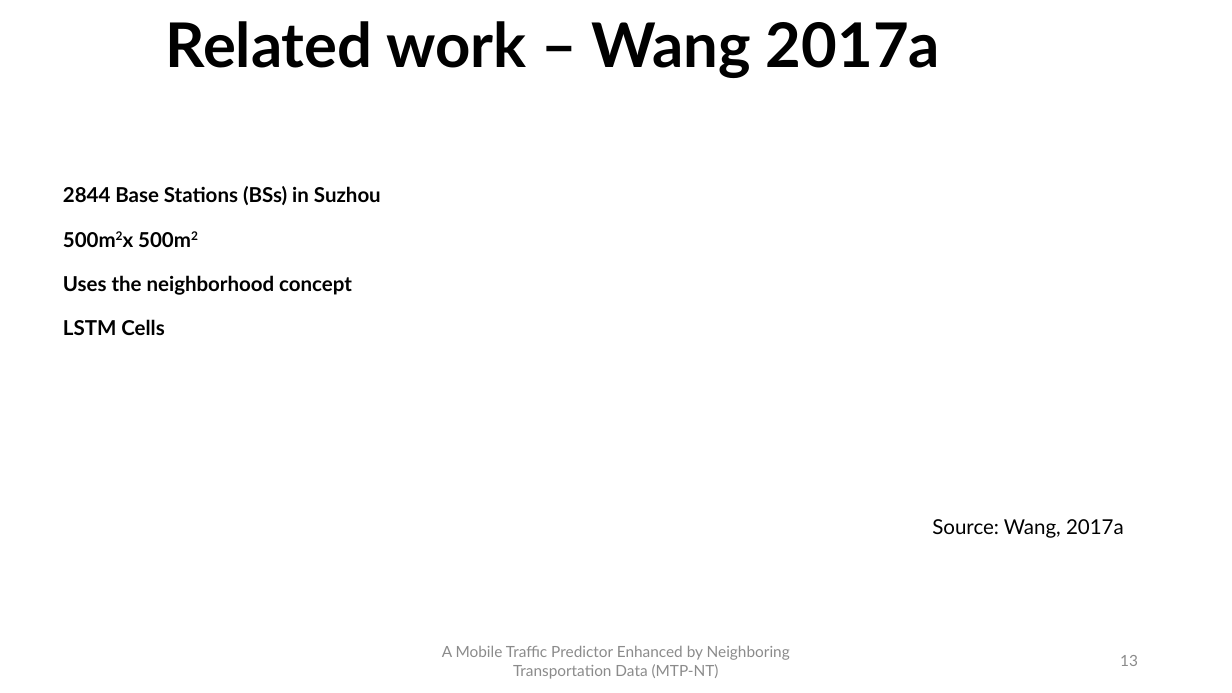
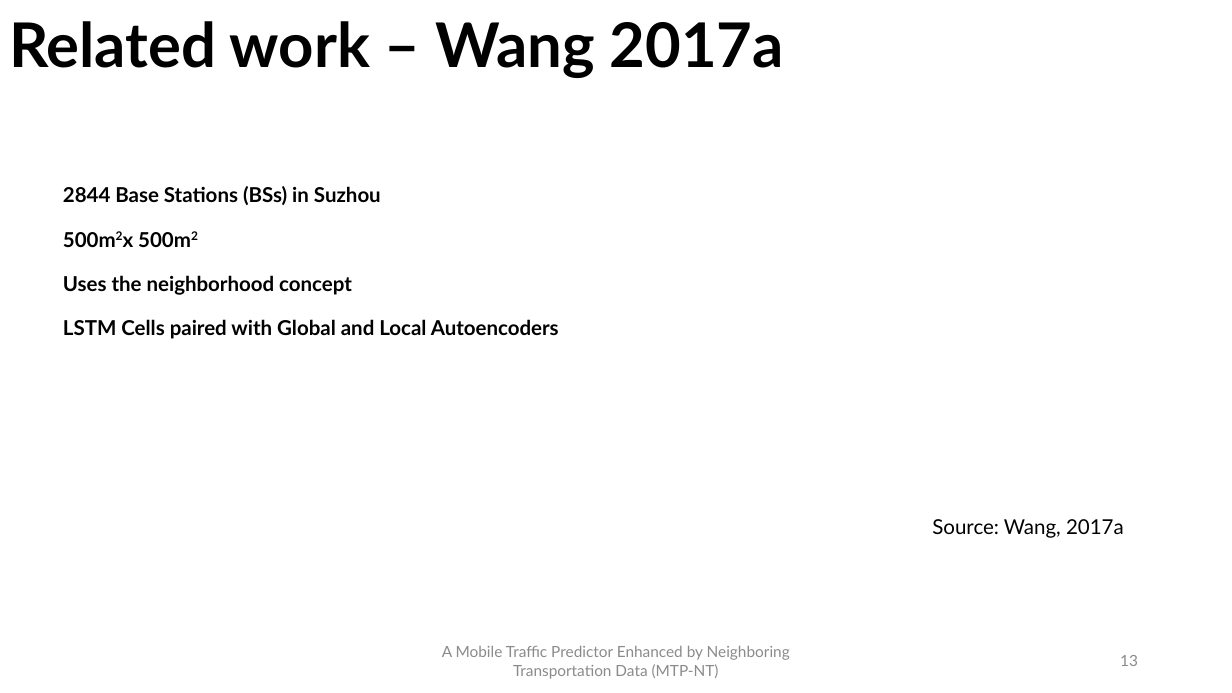
Before and after one commit to PatrickLdA/milan-telecom-analysis, a slide deck: slide 13 of defesa.pptx. Drawn at 1232x693 pixels with LibreOffice and Linux fonts; fonts in the diff are those of the drawing. Boxes give left, top, right and bottom in pixels: in the first picture for what was removed or moved away, otherwise in the second. Text is boxed around its words. In the diff, an @@ line names an element or a change of style, - is before the commit and + after.

```diff
--- a/defesa.pptx
+++ b/defesa.pptx
@@ text "Related work – Wang 2017a" at box(9, 21, 784, 78): alignment right to left @@
@@ title at box(63, 186, 559, 339): text changed @@
-2844 Base Stations (BSs) in Suzhou
-500m2x 500m2
-Uses the neighborhood concept
-LSTM Cells
+2844 Base Stations (BSs) in Suzhou
+500m2x 500m2
+Uses the neighborhood concept
+LSTM Cells paired with Global and Local Autoencoders
```
Also in this commit, not shown: 7 other slides changed, 5 slides added.
